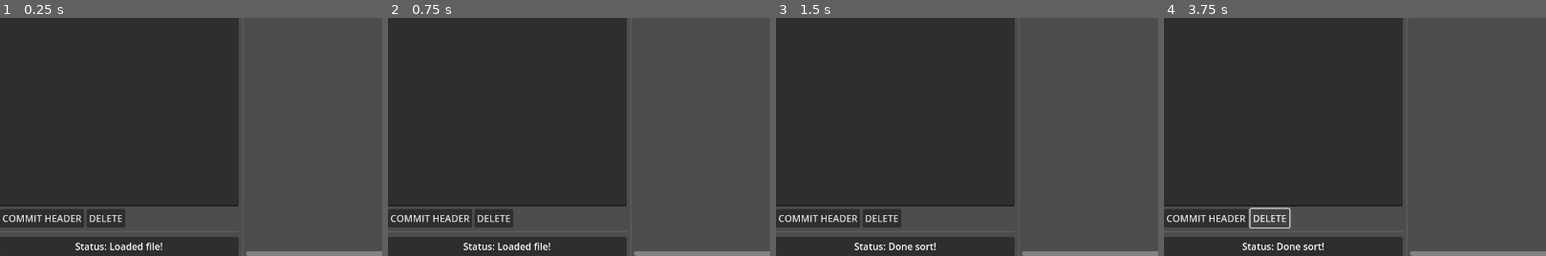
Above: before the commit, frames 1-4 (left to right).
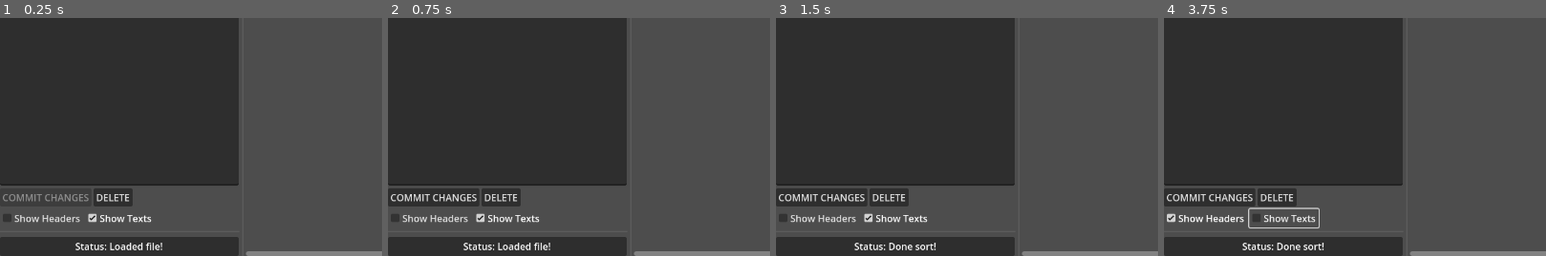
Above: after the commit, the same moments.

Repository: naturally-intelligent/godot-yarn-editor
Game: Godot game, scene res://scenes/yarn.tscn
Two runs of this game, one before a commit and one after it. Both use one fixed random seed, a clock stepped at 60 frames per second and the inputs below.
Inputs (mouse positions are % of the whole screen's width and height, from its top left):
- Up to frame 1 (0.25 s): no input
- Up to frame 2 (0.75 s): click (16, 18) at 0.52 s; type "12" at 0.6 s
- Up to frame 3 (1.5 s): click "V|Sort" at 1.25 s
- Up to frame 4 (3.75 s): click "COMMIT HEADER" (after the commit: "COMMIT CHANGES") at 2 s; click (5, 92) at 2.75 s, where only the run after the commit has a clickable "Show Headers"; click (16, 92) at 3.5 s, where only the run after the commit has a clickable "Show Texts"
The pictures show only the part of the screen within x 0-50%, y 50-100%; the shares and areas given below are measured in that part.

The runs differ from the first frame. In frame 1, 6.0% of the frame differs, in the area x 0-63%, y 70-88%; in frame 2, 5.8%; in frame 3, 5.8%; in frame 4, 5.5%.

Commit message:
Support choice changes.

Diff:
--- a/lib/yarn-importer.gd
+++ b/lib/yarn-importer.gd
@@ -358,6 +358,14 @@
 				header['title'] = thread_title
 	return header
 
+func yarn_body_fibres(raw_body: String) -> Array:
+	var fibres := []
+	for line in raw_body.split("\n"):
+		var fibre := new_yarn_fibre(line)
+		if fibre:
+			fibres.append(fibre)
+	return fibres
+
 # HEADER ATTRIBUTES
 
 func set_attribute(thread: Dictionary, attribute: String, value: String) -> Dictionary:
--- a/scenes/yarn-box.gd
+++ b/scenes/yarn-box.gd
@@ -51,6 +51,15 @@
 		var vec_x = int(vec_split[0])
 		var vec_y = int(vec_split[1])
 		size = Vector2(vec_x, vec_y)
+	# check missin threads
+	var problem := false
+	for fibre in thread['fibres']:
+		if fibre['kind'] == 'choice':
+			var marker: String = fibre['marker']
+			if not marker in yarn['threads']:
+				problem = true
+				break
+	%BadConnections.visible = problem
 
 func _input(event: InputEvent):
 	if event is InputEventMouseButton and event.button_index == 1:
@@ -83,6 +92,17 @@
 
 func update_strings():
 	yarn_editor.reconnect_box_strings(title)
+
+func update_content(show_header: bool, show_text: bool):
+	var thread: Dictionary = yarn_editor.yarn['threads'][title]
+	var text := ''
+	if show_header:
+		text += thread['raw_header']
+		if show_text:
+			text += "---\n"
+	if show_text:
+		text += thread['raw_body']
+	%Text.text = text
 
 func _on_mouse_entered() -> void:
 	if not _dragging:
--- a/scenes/yarn-editor.gd
+++ b/scenes/yarn-editor.gd
@@ -110,6 +110,8 @@
 		if yarn_box.position.y > widest_y:
 			widest_y = yarn_box.position.y
 		yarn_box.connect("pressed", Callable(self, "_on_thread_pressed").bind(thread_title, yarn_box))
+		if %ShowHeaders.button_pressed or not %ShowTexts.button_pressed:
+			yarn_box.update_content(%ShowHeaders.button_pressed, %ShowTexts.button_pressed)
 		%Canvas.add_child(yarn_box)
 		if verbose:
 			print("Added thread: ", thread_title)
@@ -138,18 +140,19 @@
 	var yarn_thread = yarn['threads'][thread_title]
 	for fibre: Dictionary in yarn_thread['fibres']:
 		if fibre['kind'] == 'choice':
-			var text: String = fibre['text']
 			var marker: String = fibre['marker']
 			if marker in yarn_boxes:
-				var matching_box = yarn_boxes[marker]
-				var string: YarnString = yarn_string_tscn.instantiate()
-				var from_position = yarn_box.get_string_starting_point(marker, matching_box)
-				var to_position = matching_box.get_string_destination_point(marker, yarn_box)
-				string.set_string_line(from_position, to_position)
-				string.set_label(marker)
-				remember_box_string(thread_title, marker, string)
-				# while we could store these inside each box, its annoying to handle coordinates
-				%Canvas.add_child(string)
+				if marker != thread_title: # prevent self-reference
+					if not has_box_string(thread_title, marker): # prevent duplicates
+						var matching_box = yarn_boxes[marker]
+						var string: YarnString = yarn_string_tscn.instantiate()
+						var from_position = yarn_box.get_string_starting_point(marker, matching_box)
+						var to_position = matching_box.get_string_destination_point(marker, yarn_box)
+						string.set_string_line(from_position, to_position)
+						string.set_label(marker)
+						remember_box_string(thread_title, marker, string)
+						# while we could store these inside each box, its annoying to handle coordinates
+						%Canvas.add_child(string)
 			else:
 				# only need to show this warning on first load
 				if first_build:
@@ -163,6 +166,12 @@
 			for check_marker in yarn_strings[check_title]:
 				if check_marker == thread_title:
 					reconnect_box_strings(check_title, false)
+
+func has_box_string(thread_title: String, marker: String) -> bool:
+	if thread_title in yarn_strings:
+		if marker in yarn_strings[thread_title]:
+			return true
+	return false
 
 func remember_box_string(thread_title: String, marker: String, yarn_string: YarnString):
 	if not thread_title in yarn_strings:
@@ -195,7 +204,7 @@
 	%NodeHeader.text = ''
 	%NodeText.text = ''
 	current_thread = ''
-	%UpdateHeader.disabled = false
+	%UpdateHeader.disabled = true
 
 func _on_thread_pressed(thread_title: String, yarn_box):
 	update_editor(thread_title)
@@ -209,7 +218,7 @@
 	%NodeHeader.text = yarn_thread['raw_header']
 	%NodeText.text = yarn_thread['raw_body']
 	current_thread = thread_title
-	%UpdateHeader.disabled = true
+	%UpdateHeader.disabled = false
 
 func update_thread(thread_title: String, section: String, attribute: String, value: String):
 	yarn['threads'][thread_title][section][attribute] = value
@@ -231,6 +240,16 @@
 func _on_update_header_pressed() -> void:
 	if current_thread and current_thread in yarn_boxes:
 		var old_thread = yarn['threads'][current_thread]
+		# update body
+		if true:
+			#var old_text = old_thread['raw_body']
+			#if %NodeText.text != old_text:
+			var new_fibres = yarn_importer.yarn_body_fibres(%NodeText.text)
+			yarn['threads'][current_thread]['fibres'] = new_fibres
+			reconnect_box_strings(current_thread)
+			var yarn_box: YarnBox = yarn_boxes[current_thread]
+			yarn_box.parse_thread(yarn, current_thread)
+		# update header
 		var new_attributes = yarn_importer.yarn_header_attributes(%NodeHeader.text)
 		if not 'title' in new_attributes:
 			set_status("Missing 'title' in header. Ignoring")
@@ -251,6 +270,7 @@
 			yarn_box.parse_thread(yarn, current_thread)
 			reconnect_box_strings(current_thread)
 
+
 func _on_body_text_changed():
 	if current_thread and current_thread in yarn_boxes:
 		yarn['threads'][current_thread]['raw_body'] = %NodeText.text
@@ -288,6 +308,8 @@
 	const section_padding = 200
 	const level_padding = 10
 	const order_padding = 20
+	const level_height = 200
+	const order_width = 250
 	const top_margin = 15
 	const left_margin = 10
 	var widest_x := 0
@@ -306,7 +328,7 @@
 					order = 1.5
 				if yarn_box.section_kind == 'solo':
 					order += 0.5
-				section_pos = yarn_box.level*Vector2(0,200+level_padding) + order*Vector2(250+order_padding,0)
+				section_pos = yarn_box.level*Vector2(0,level_height+level_padding) + order*Vector2(order_width+order_padding,0)
 				if level_size.y < section_pos.y:
 					level_size.y = section_pos.y
 				yarn_box.position = section_size + section_pos + Vector2(left_margin,top_margin)
@@ -333,7 +355,6 @@
 		var yarn_thread = yarn['threads'][thread_title]
 		for fibre: Dictionary in yarn_thread['fibres']:
 			if fibre['kind'] == 'choice':
-				var text: String = fibre['text']
 				var marker: String = fibre['marker']
 				if marker in yarn_boxes:
 					var matching_box = yarn_boxes[marker]
@@ -406,3 +427,13 @@
 		yarn_box.mark_layout()
 	if current_thread:
 		update_editor(current_thread)
+
+func _on_show_headers_toggled(toggled_on: bool) -> void:
+	for thread_title: String in yarn_boxes:
+		var yarn_box: YarnBox = yarn_boxes[thread_title]
+		yarn_box.update_content(%ShowHeaders.button_pressed, %ShowTexts.button_pressed)
+
+func _on_show_text_toggled(toggled_on: bool) -> void:
+	for thread_title: String in yarn_boxes:
+		var yarn_box: YarnBox = yarn_boxes[thread_title]
+		yarn_box.update_content(%ShowHeaders.button_pressed, %ShowTexts.button_pressed)
--- a/scenes/yarn.tscn
+++ b/scenes/yarn.tscn
@@ -105,7 +105,7 @@
 unique_name_in_owner = true
 auto_translate_mode = 1
 layout_mode = 2
-text = "COMMIT HEADER"
+text = "COMMIT CHANGES"
 
 [node name="SavePositions" type="Button" parent="HBox/LeftPane/BottomToolbar"]
 unique_name_in_owner = true
@@ -117,6 +117,23 @@
 [node name="DeleteNode" type="Button" parent="HBox/LeftPane/BottomToolbar"]
 layout_mode = 2
 text = "DELETE"
+
+[node name="Checkboxes" type="HBoxContainer" parent="HBox/LeftPane"]
+auto_translate_mode = 1
+layout_mode = 2
+
+[node name="ShowHeaders" type="CheckBox" parent="HBox/LeftPane/Checkboxes"]
+unique_name_in_owner = true
+auto_translate_mode = 1
+layout_mode = 2
+text = "Show Headers"
+
+[node name="ShowTexts" type="CheckBox" parent="HBox/LeftPane/Checkboxes"]
+unique_name_in_owner = true
+auto_translate_mode = 1
+layout_mode = 2
+button_pressed = true
+text = "Show Texts"
 
 [node name="HSeparator2" type="HSeparator" parent="HBox/LeftPane"]
 layout_mode = 2
@@ -178,3 +195,5 @@
 [connection signal="text_changed" from="HBox/LeftPane/NodeText" to="." method="_on_body_text_changed"]
 [connection signal="pressed" from="HBox/LeftPane/BottomToolbar/UpdateHeader" to="." method="_on_update_header_pressed"]
 [connection signal="pressed" from="HBox/LeftPane/BottomToolbar/DeleteNode" to="." method="_on_delete_pressed"]
+[connection signal="toggled" from="HBox/LeftPane/Checkboxes/ShowHeaders" to="." method="_on_show_headers_toggled"]
+[connection signal="toggled" from="HBox/LeftPane/Checkboxes/ShowTexts" to="." method="_on_show_text_toggled"]
